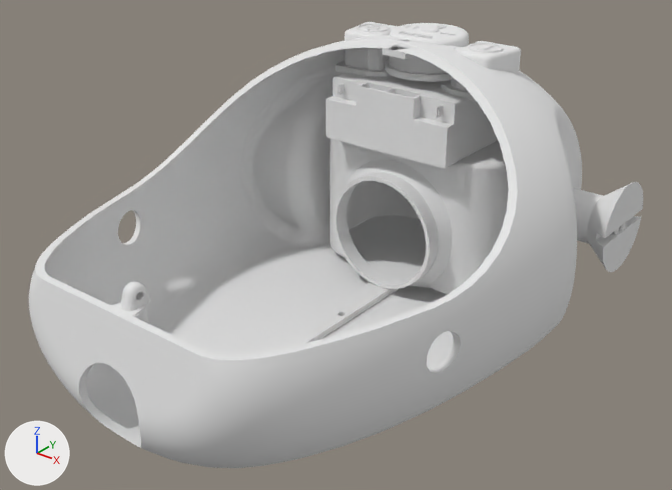
One commit to the OBJ model scienscope_2021/Assets/Scenes/vacuum_cleaner/vc_body.obj: the scene before it, then after it.
Both versions are drawn from a 50 mm lens placed at (386.0, -279.0, 297.0), pointed at (6.0, 196.0, 2.0). The lights are fixed; the arrows at lower left show +X, +Y and +Z. Where no turn or scale is listed for an object, it has been applied to the vertices. Vertices at the same position are counted once.

The first picture shows 'vc_body'.
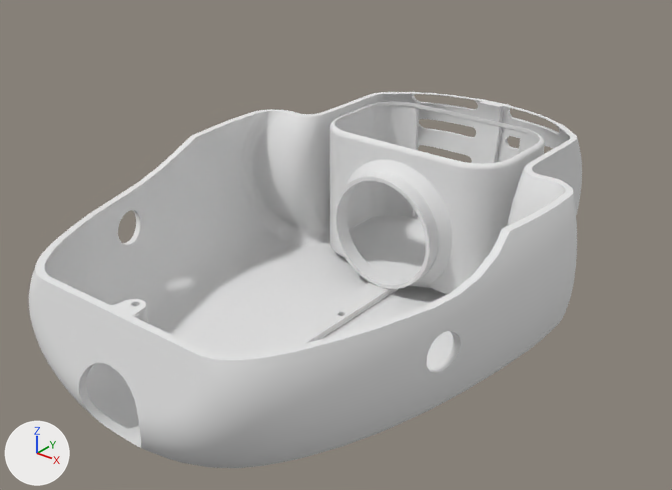
Boxes (x1, y1, x2, y2) around the edits, measured in the pictures (672 x 490 px):
'vc_body', reshaped (10% narrower, 16% shorter)
    before: (29, 22, 643, 468)
    after: (29, 92, 582, 468)
part 1 of me_vc_body, deleted
    before: (121, 22, 643, 311)
part 2 of me_vc_body, cut back
    before: (95, 35, 581, 341)
    after: (122, 92, 580, 315)

The edits, one by one:
me_vc_body is used by ob_vc_body; location (0.0, 0.0, 0.0).
me_vc_body had 17463 vertices, 35030 faces and spanned x -160.0..160.0, y -10.0..430.0, z -70.0..137.0.
me_vc_body now has 10086 vertices, 20272 faces and spans x -160.0..160.0, y -10.0..430.0, z -70.0..53.0.
me_vc_body part 1: 11 loose pieces with 4691 vertices, spanning x -154.0..154.0, y 8.0..395.0, z -36.0..137.0, are deleted.
me_vc_body part 2: 80 vertices moved within x -153.0..153.0, y 268.0..429.0, z -31.0..53.0; 3441 vertices removed from x -160.0..160.0, y 106.0..430.0, z -43.0..134.0; 723 vertices added at x -159.0..159.0, y 141.0..430.0, z -70.0..52.0.
me_vc_body no longer uses material mat_opaque_152_80_60 (white #e7e7e7).
me_vc_body no longer uses material mat_opaque_0_229_0 (white #e7e7e7).
me_vc_body no longer uses material mat_opaque_135_135_135 (white #e7e7e7).
